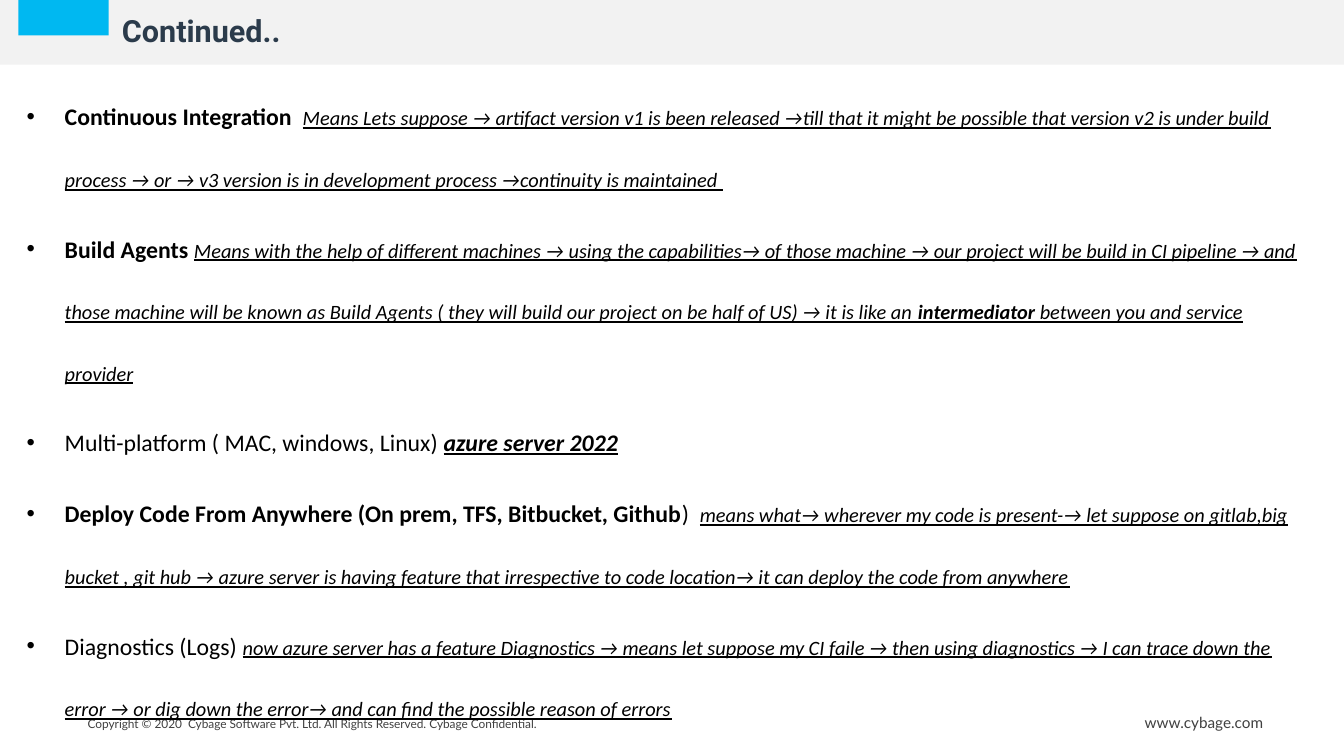
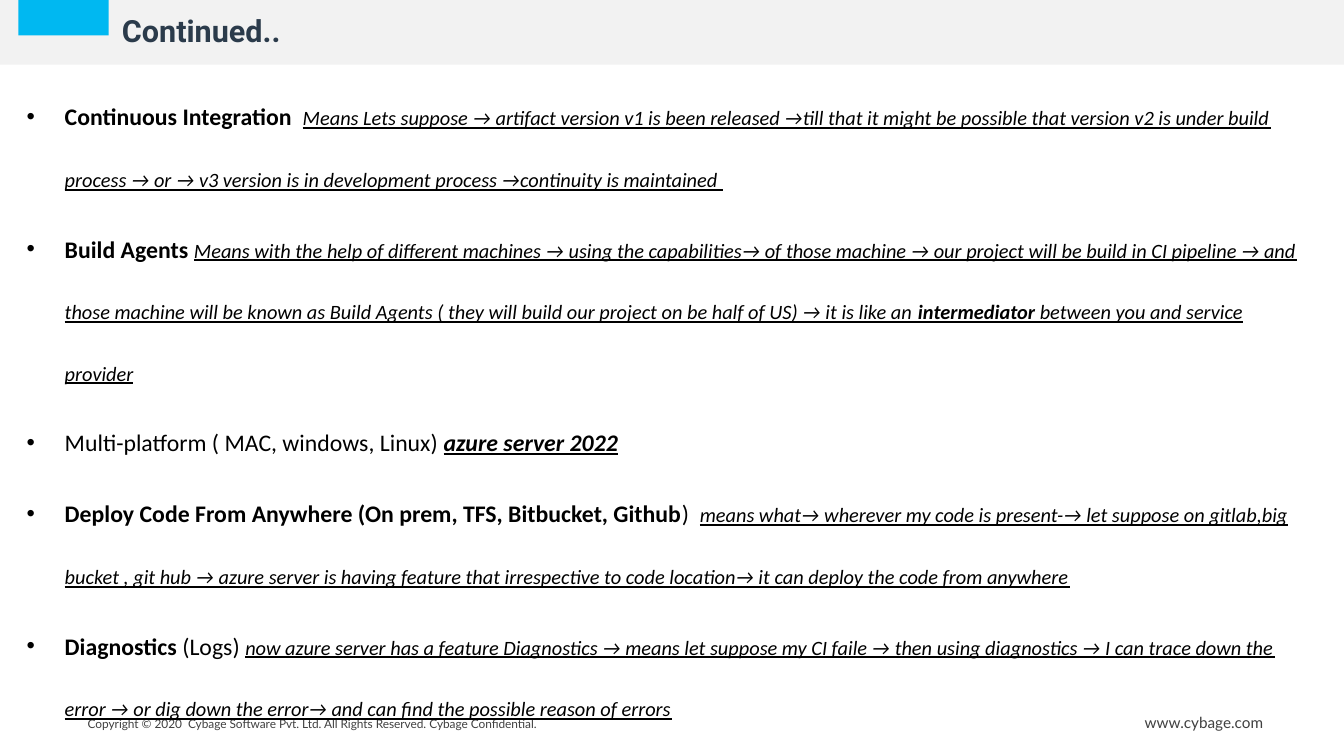
Before and after one commit to abcruturaj/Snyk_Docx, a slide deck: slide 5 of CI-CD Pipelines.pptx. Drawn at 1344x756 pixels with LibreOffice and Linux fonts; fonts in the diff are those of the drawing; background and template pictures are left out. Boxes give left, top, right and bottom in pixels: in the first picture for what was removed or moved away, otherwise in the second. Text is boxed around its words. In the diff, an @@ line names an element or a change of style, - is before the commit and + after.

```diff
--- a/CI-CD Pipelines.pptx
+++ b/CI-CD Pipelines.pptx
@@ text at [65,638,1273,723]: bold on in "Diagnostics" @@
```
Also in this commit, not shown: 5 other slides changed.
